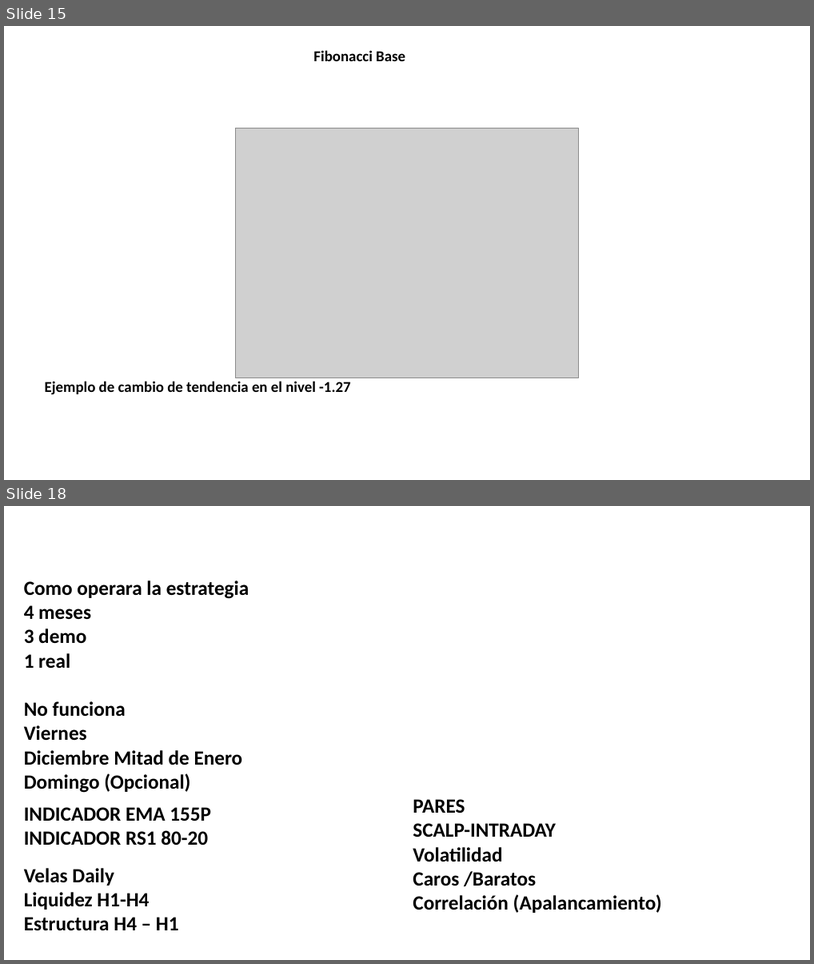
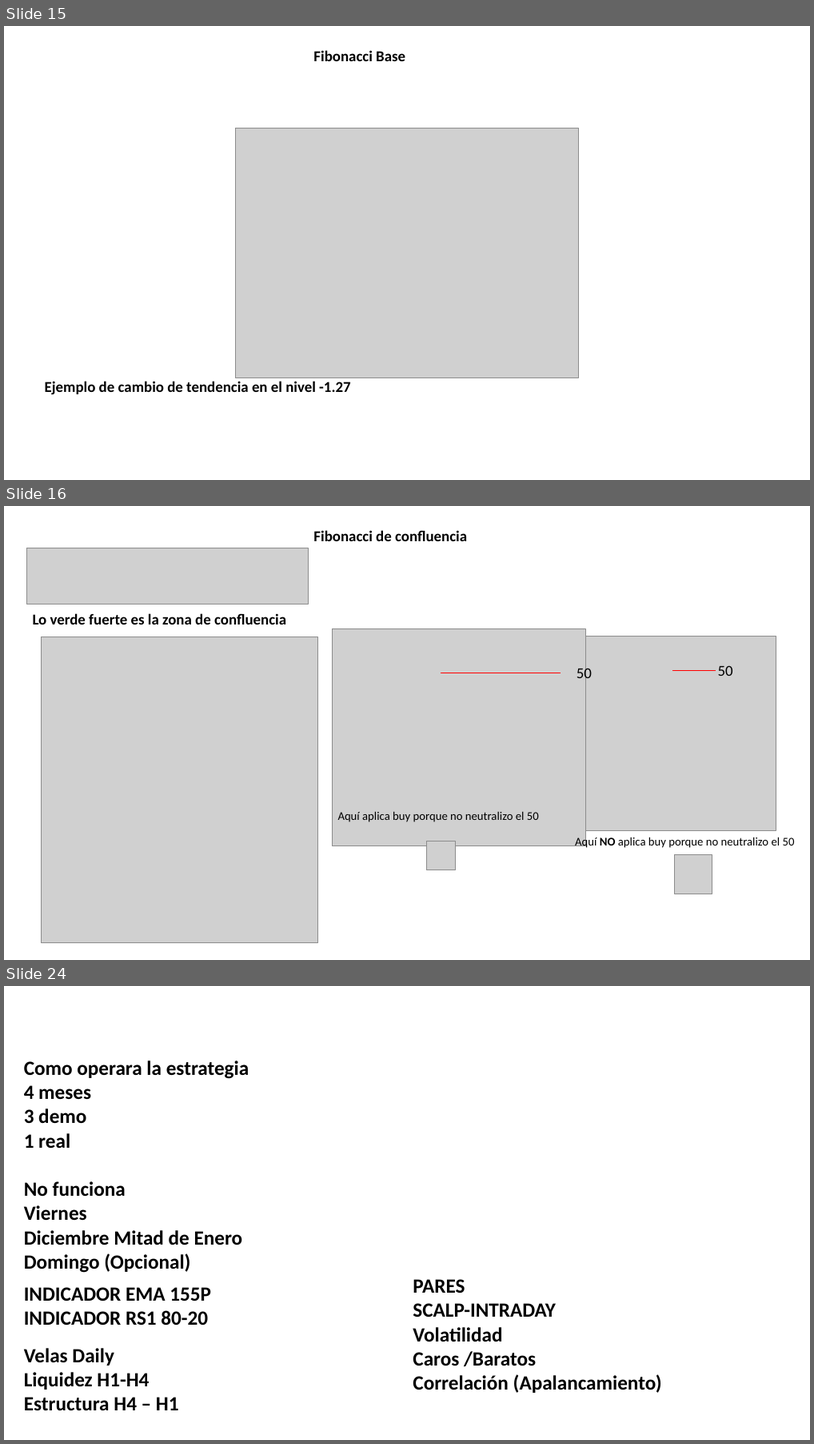
Before and after one commit to Edd1eware/Yields_Academy, a slide deck: Manual_YIELDS_ACADEMY.pptx. Shown one above the other, each under a label of ours: slides 15 and 18 before the commit, slides 15, 16 and 24 after it; the slides between them are not shown. The pictures are 814x964 and 814x1444 pixels, drawn with LibreOffice and Linux fonts; fonts in the diff are those of the drawing; grey boxes stand for pictures. Boxes give left, top, right and bottom in pixels: in the first picture for what was removed or moved away, otherwise in the second. Text is boxed around its words. In the diff, an @@ line names an element or a change of style, - is before the commit and + after.

Commit message:
Fibo de confluencia

```diff
--- a/Manual_YIELDS_ACADEMY.pptx
+++ b/Manual_YIELDS_ACADEMY.pptx
@@ slide 16 added at bbox=[4, 506, 810, 960], background #FFFFFF @@
@@ picture added at bbox=[26, 548, 308, 604] @@
@@ text added at bbox=[314, 530, 467, 541], 18 pt, text #000000, bold @@
+Fibonacci de confluencia
@@ text added at bbox=[33, 613, 286, 624], 18 pt, text #000000, bold @@
+Lo verde fuerte es la zona de confluencia
@@ picture added at bbox=[41, 637, 318, 943] @@
@@ picture added at bbox=[332, 628, 586, 845] @@
@@ picture added at bbox=[586, 636, 777, 830] @@
@@ line added from (442, 673) to (561, 673), #FF0000 0.5 pt @@
@@ text added at bbox=[577, 666, 592, 683], 18 pt, text #000000 @@
+50
@@ line added from (673, 670) to (716, 670), #FF0000 0.5 pt @@
@@ text added at bbox=[718, 665, 734, 676], 18 pt, text #000000 @@
+50
@@ text added at bbox=[338, 811, 539, 822], 14 pt, text #000000 @@
+Aquí aplica buy porque no neutralizo el 50
@@ picture added at bbox=[427, 841, 456, 870] @@
@@ text added at bbox=[575, 836, 795, 849], 14 pt, text #000000 @@
+Aquí NO aplica buy porque no neutralizo el 50
@@ picture added at bbox=[675, 855, 712, 894] @@
@@ what was slide 18 is now slide 24 @@
```
Also in this commit, not shown: 1 slide changed, 6 other slides added, 1 slide removed.
